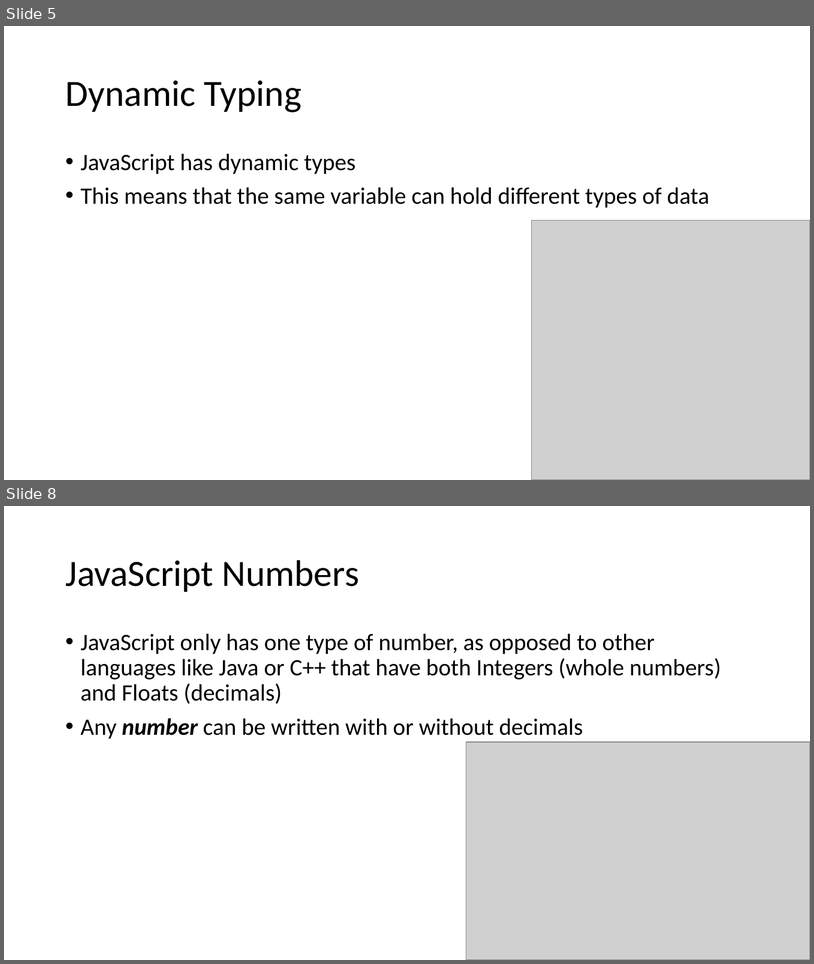
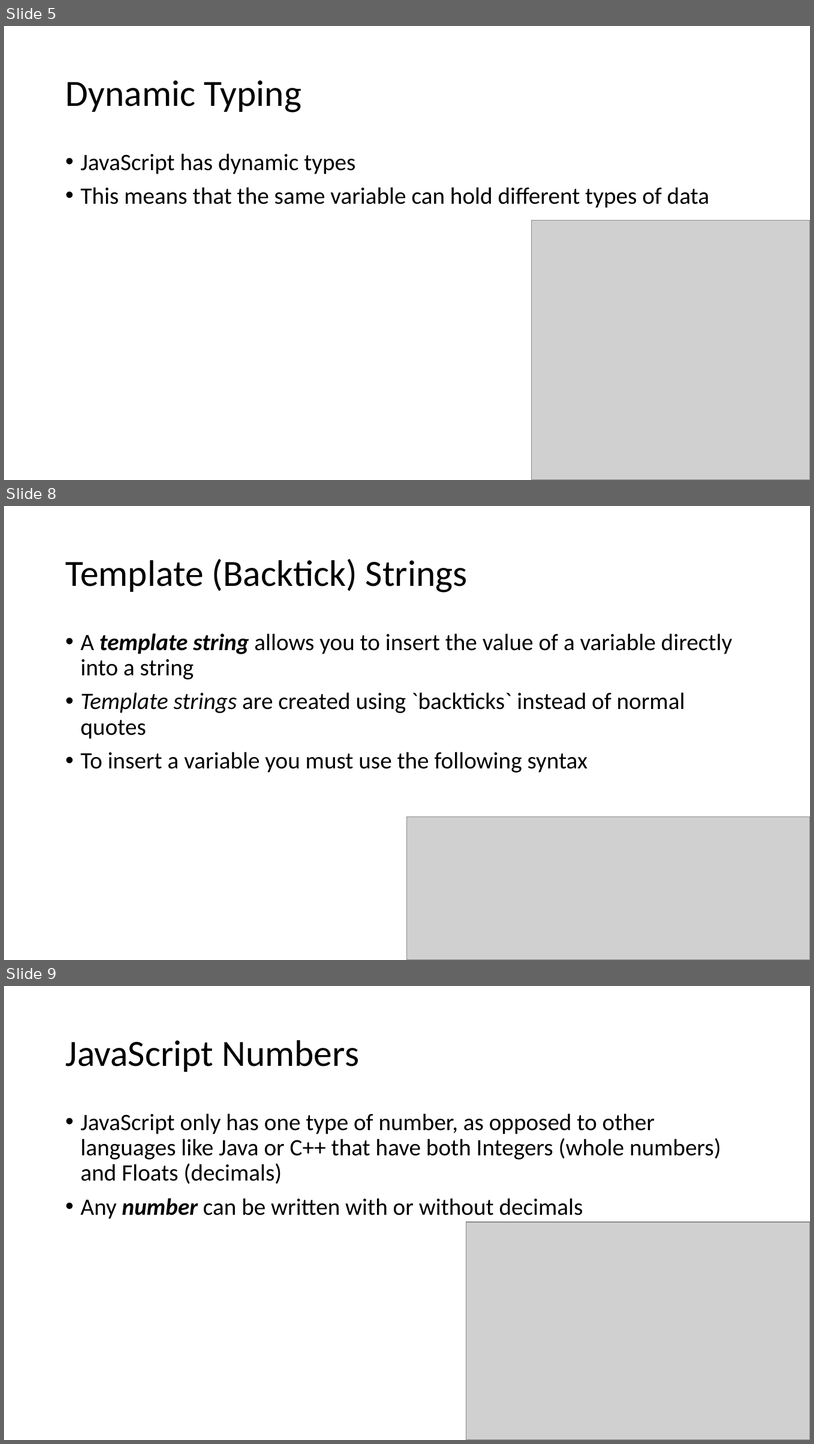
Before and after one commit to YWCANWIL-TechLab/Module3-Exercises, a slide deck: slides/Module 3 - Data Types.pptx. Shown one above the other, each under a label of ours: slides 5 and 8 before the commit, slides 5, 8 and 9 after it; the slides between them are not shown. The pictures are 814x964 and 814x1444 pixels, drawn with LibreOffice and Linux fonts; fonts in the diff are those of the drawing; grey boxes stand for pictures. Boxes give left, top, right and bottom in pixels: in the first picture for what was removed or moved away, otherwise in the second. Text is boxed around its words. In the diff, an @@ line names an element or a change of style, - is before the commit and + after.

Commit message:
Updated powerpoint

```diff
--- a/slides/Module 3 - Data Types.pptx
+++ b/slides/Module 3 - Data Types.pptx
@@ slide 8 added at (4,506,810,960), background #FFFFFF @@
@@ title added at (65,559,468,592), 44 pt, text #000000 @@
+Template (Backtick) Strings
@@ text added at (81,633,733,772), 28 pt, text #000000 @@
+• A template string allows you to insert the value of a variable directly into a string
+• Template strings are created using `backticks` instead of normal quotes
+• To insert a variable you must use the following syntax
@@ picture added at (408,816,810,960) @@
@@ what was slide 8 is now slide 9 @@
```
Also in this commit, not shown: 26 slides changed, 3 other files.
